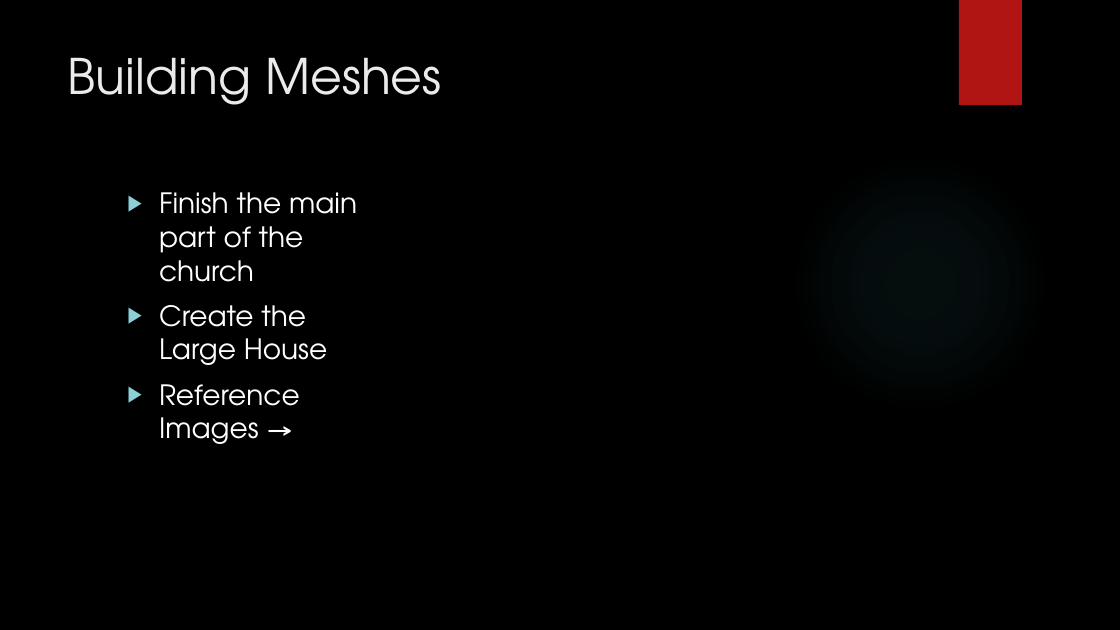
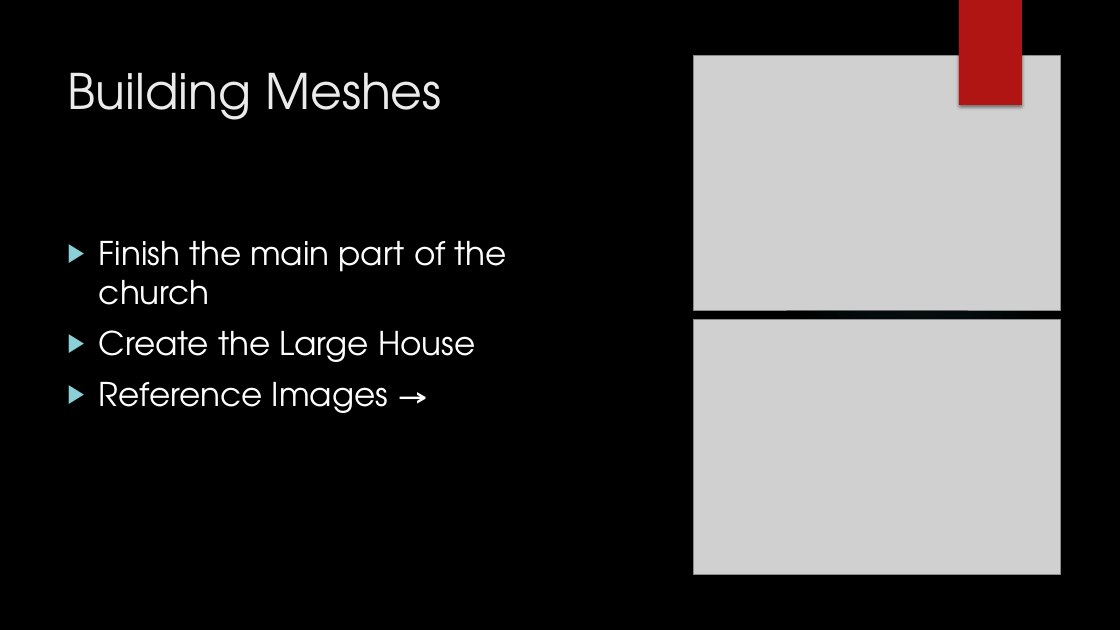
Before and after one commit to Pointer4ncfc/Dissertation, a slide deck: slide 9 of Documentation/Final Project Presentation.pptx. Drawn at 1120x630 pixels with LibreOffice and Linux fonts; fonts in the diff are those of the drawing; grey boxes stand for pictures; background and template pictures are left out. Boxes give left, top, right and bottom in pixels: in the first picture for what was removed or moved away, otherwise in the second. Text is boxed around its words. In the diff, an @@ line names an element or a change of style, - is before the commit and + after.

```diff
--- a/Documentation/Final Project Presentation.pptx
+++ b/Documentation/Final Project Presentation.pptx
@@ rectangle removed at [959,0,1022,105] @@
@@ rectangle added at [959,0,1022,105], fill #B01513 @@
@@ title "Building Meshes": place and size @@
-title "Building Meshes" at [68,57,442,105]
+title "Building Meshes" at [68,72,442,120]
@@ picture added at [694,56,1060,311] @@
@@ text "Finish the main part of ...": place and size @@
-text "Finish the main part of ..." at [159,192,357,444]
+text "Finish the main part of ..." at [99,241,507,413]
@@ text "Finish the main part of ..." at [99,241,507,413]: size 24 to 28 pt @@
@@ picture added at [694,320,1060,575] @@
```
Also in this commit, not shown: 6 other slides changed, 12 other files.
